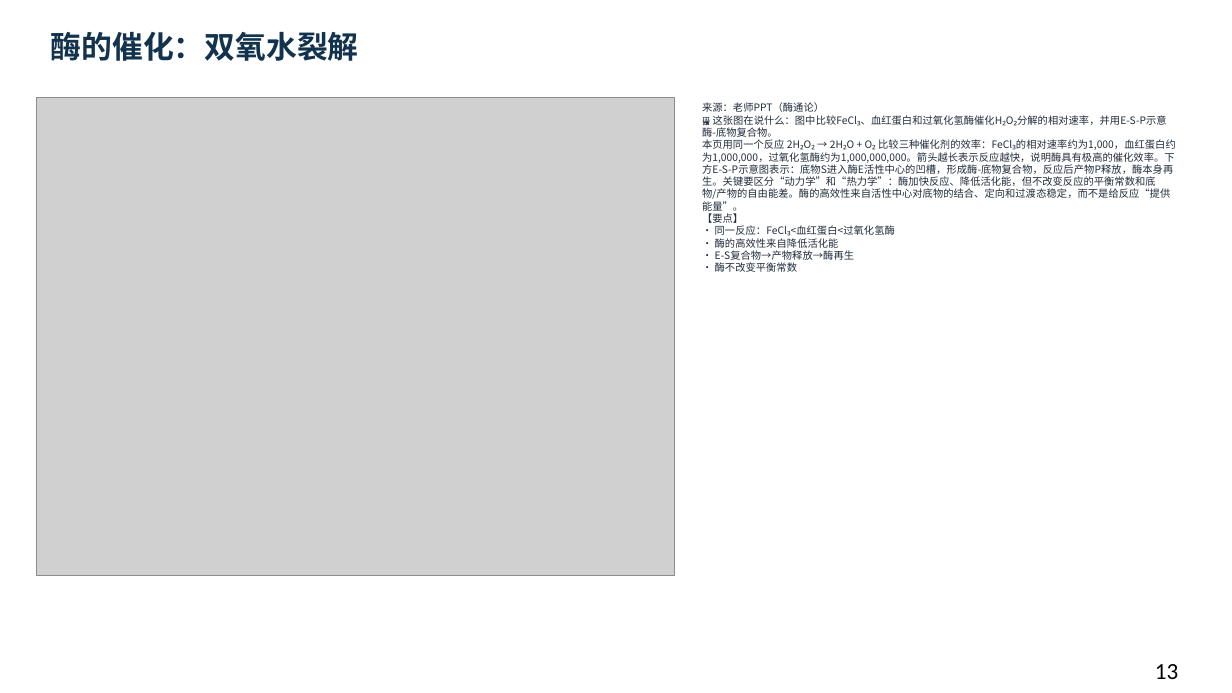
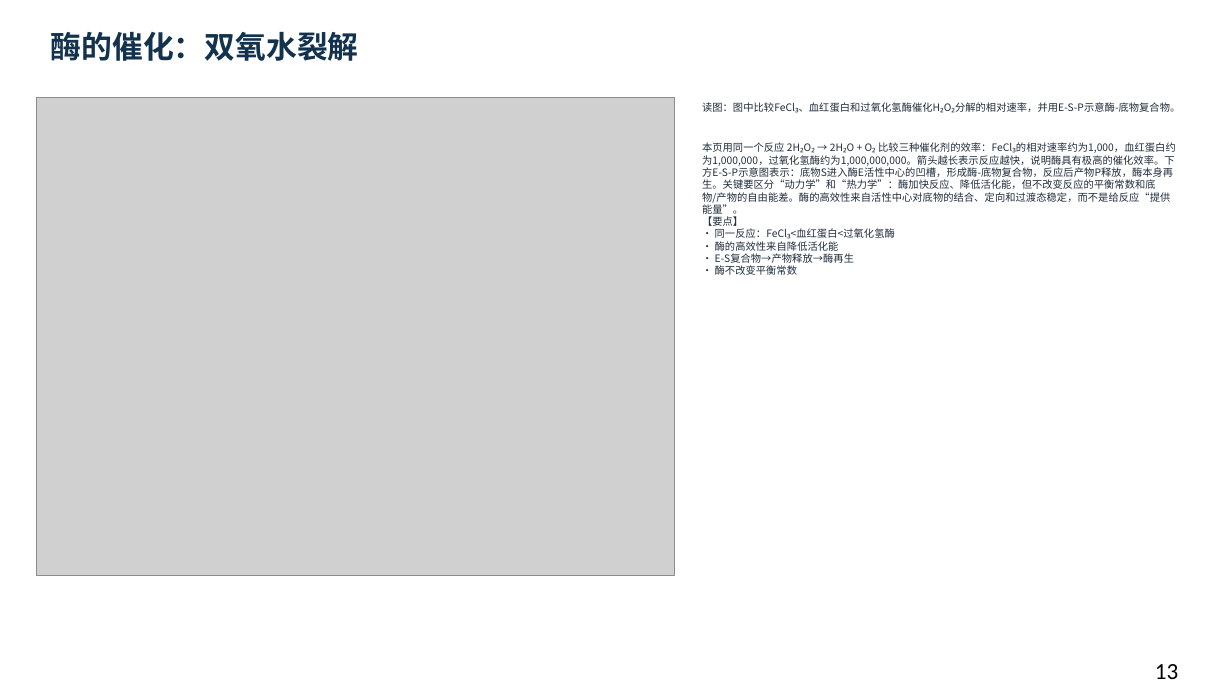
Before and after one commit to newkan-li/Biochemistry, a slide deck: slide 13 of downloads/bc06-ai-style.pptx. Drawn at 1232x693 pixels with LibreOffice and Linux fonts; fonts in the diff are those of the drawing; grey boxes stand for pictures. Boxes give left, top, right and bottom in pixels: in the first picture for what was removed or moved away, otherwise in the second. Text is boxed around its words. In the diff, an @@ line names an element or a change of style, - is before the commit and + after.

```diff
--- a/downloads/bc06-ai-style.pptx
+++ b/downloads/bc06-ai-style.pptx
@@ text at [702,102,1180,275]: text changed @@
-来源：老师PPT（酶通论）
-🖼 这张图在说什么：图中比较FeCl₃、血红蛋白和过氧化氢酶催化H₂O₂分解的相对速率，并用E-S-P示意酶-底物复合物。
-本页用同一个反应 2H₂O₂ → 2H₂O + O₂ 比较三种催化剂的效率：FeCl₃的相对速率约为1,000，血红蛋白约为1,000,000，过氧化氢酶约为1,000,000,000。箭头越长表示反应越快，说明酶具有极高的催化效率。下方E-S-P示意图表示：底物S进入酶E活性中心的凹槽，形成酶-底物复合物，反应后产物P释放，酶本身再生。关键要区分“动力学”和“热力学”：酶加快反应、降低活化能，但不改变反应的平衡常数和底物/产物的自由能差。酶的高效性来自活性中心对底物的结合、定向和过渡态稳定，而不是给反应“提供能量”。
-【要点】
-• 同一反应：FeCl₃<血红蛋白<过氧化氢酶
-• 酶的高效性来自降低活化能
-• E-S复合物→产物释放→酶再生
-• 酶不改变平衡常数
+读图：图中比较FeCl₃、血红蛋白和过氧化氢酶催化H₂O₂分解的相对速率，并用E-S-P示意酶-底物复合物。
+本页用同一个反应 2H₂O₂ → 2H₂O + O₂ 比较三种催化剂的效率：FeCl₃的相对速率约为1,000，血红蛋白约为1,000,000，过氧化氢酶约为1,000,000,000。箭头越长表示反应越快，说明酶具有极高的催化效率。下方E-S-P示意图表示：底物S进入酶E活性中心的凹槽，形成酶-底物复合物，反应后产物P释放，酶本身再生。关键要区分“动力学”和“热力学”：酶加快反应、降低活化能，但不改变反应的平衡常数和底物/产物的自由能差。酶的高效性来自活性中心对底物的结合、定向和过渡态稳定，而不是给反应“提供能量”。
+【要点】
+• 同一反应：FeCl₃<血红蛋白<过氧化氢酶
+• 酶的高效性来自降低活化能
+• E-S复合物→产物释放→酶再生
+• 酶不改变平衡常数
```
Also in this commit, not shown: 151 other slides changed, 5 other files.
